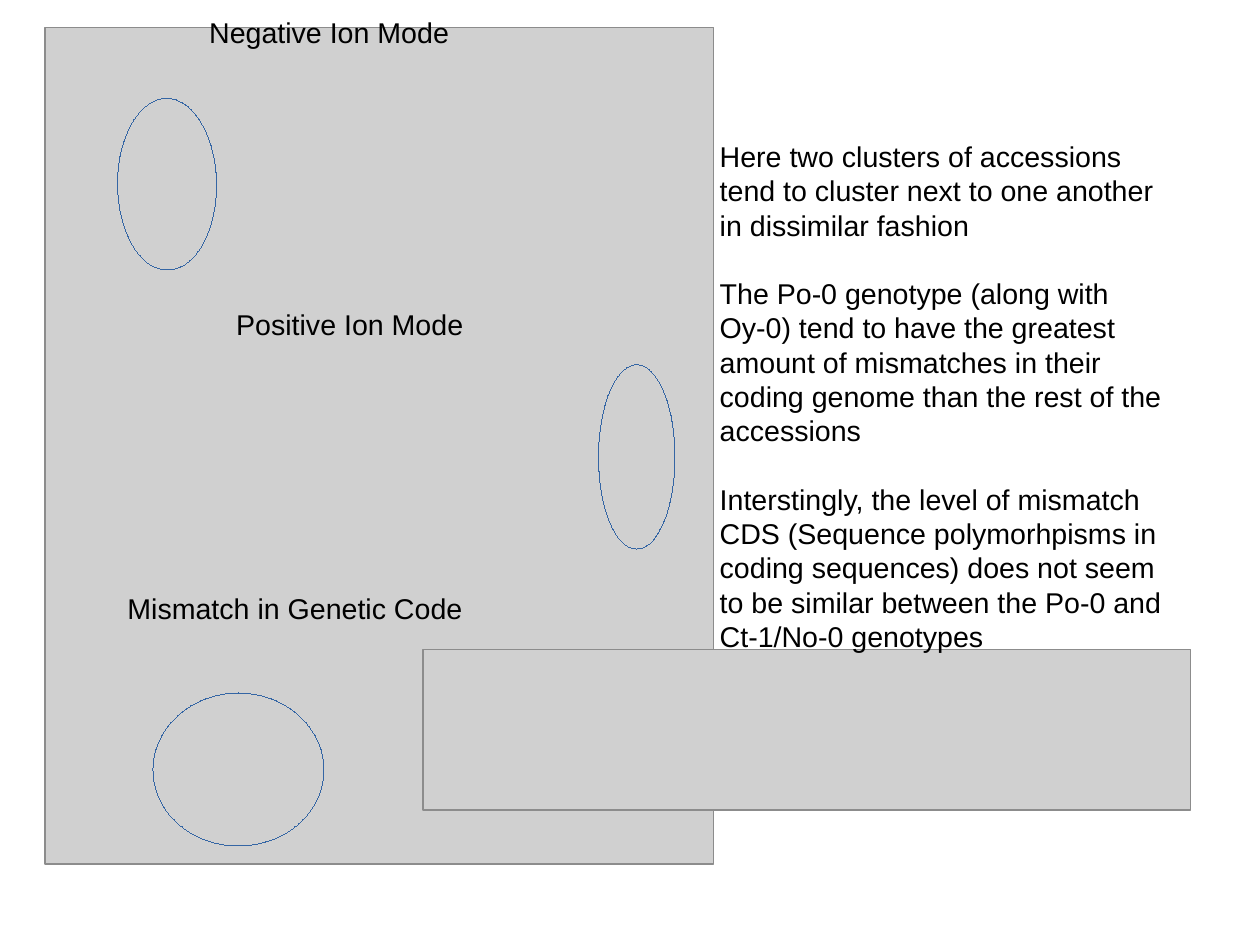
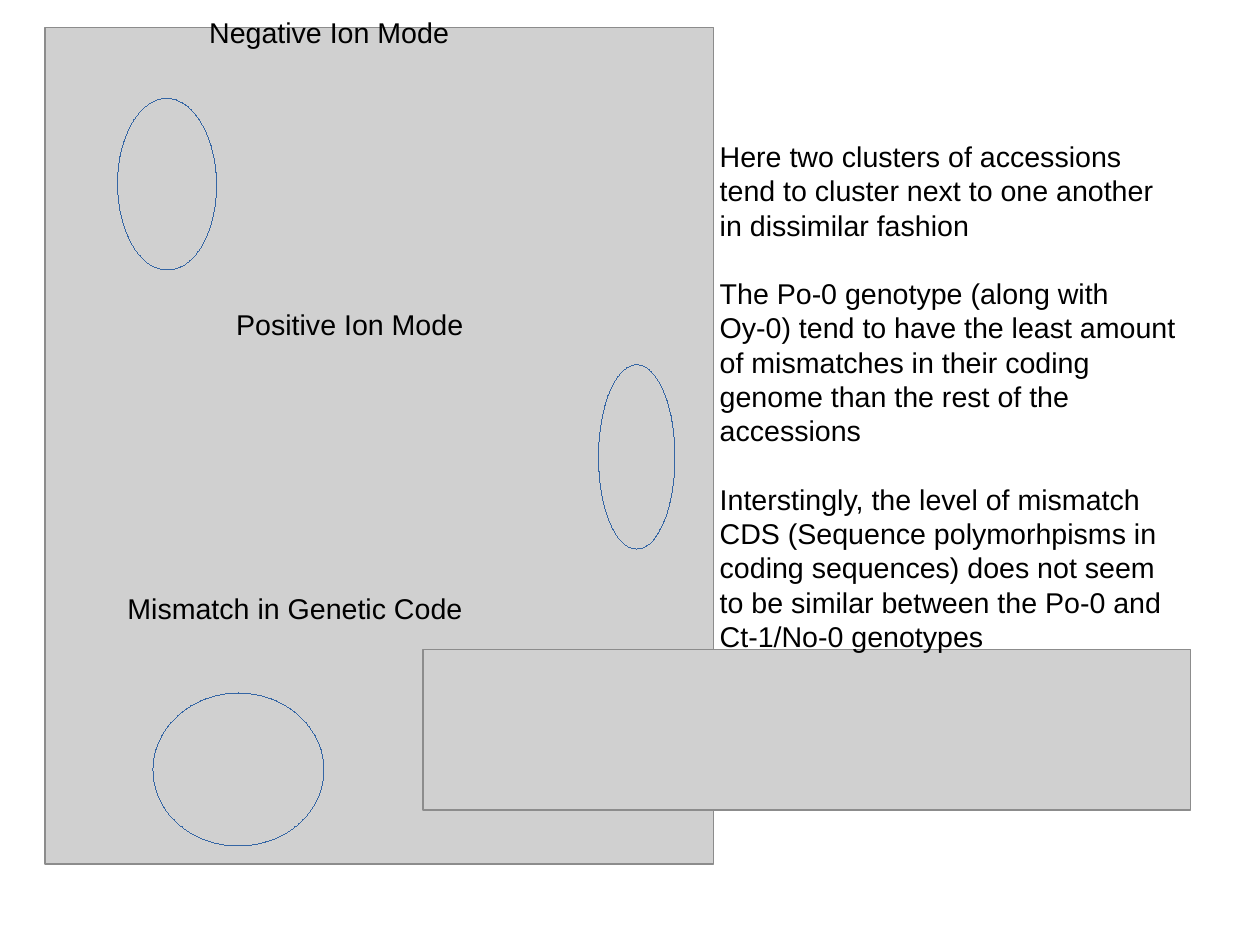
Before and after one commit to JustinRRigby/graduateschoolclasses, a slide deck: slide 13 of Lab_Meeting/presentation_for_lab.odp. Drawn at 1260x945 pixels with LibreOffice and Linux fonts; fonts in the diff are those of the drawing; grey boxes stand for pictures. Boxes give left, top, right and bottom in pixels: in the first picture for what was removed or moved away, otherwise in the second. Text is boxed around its words. In the diff, an @@ line names an element or a change of style, - is before the commit and + after.

```diff
--- a/Lab_Meeting/presentation_for_lab.odp
+++ b/Lab_Meeting/presentation_for_lab.odp
@@ text at [720, 283, 1175, 442]: text changed @@
-The Po-0 genotype (along with Oy-0) tend to have the greatest amount of mismatches in their coding genome than the rest of the accessions
+The Po-0 genotype (along with Oy-0) tend to have the least amount of mismatches in their coding genome than the rest of the accessions
```
Also in this commit, not shown: 8 other files.
